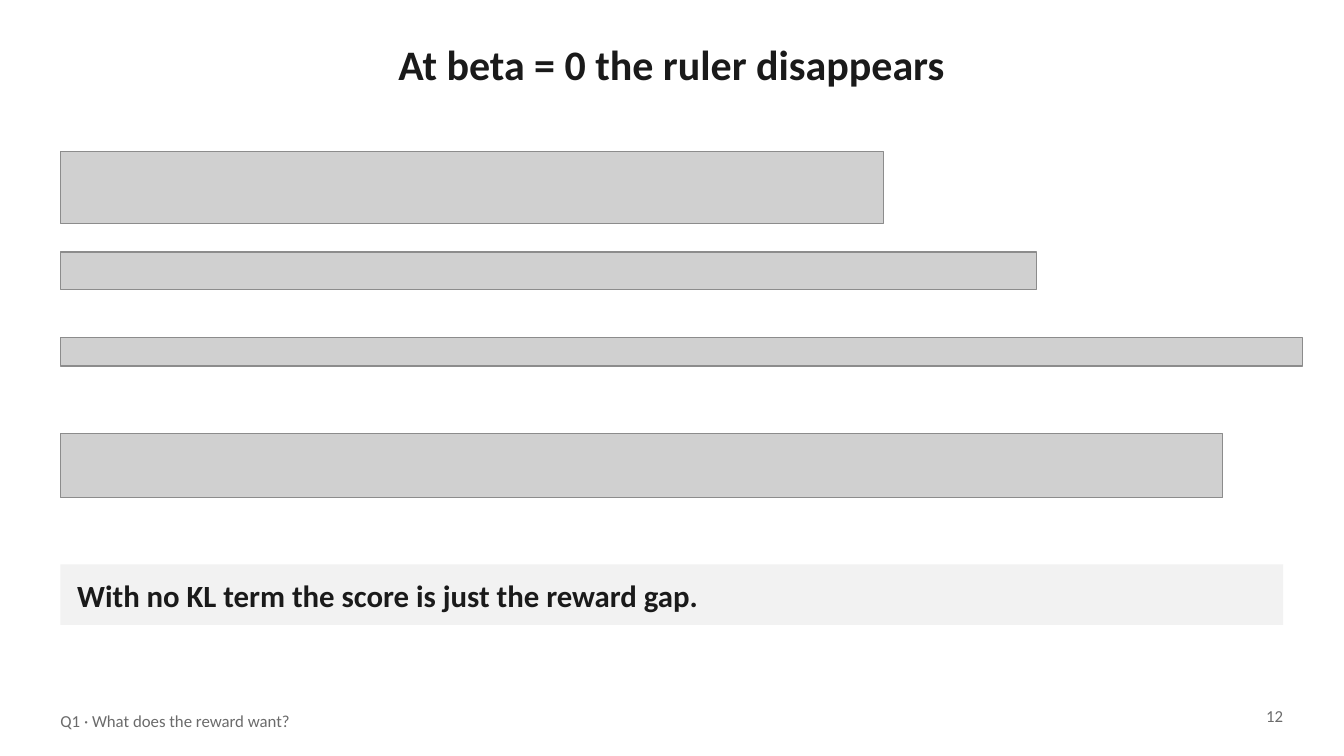
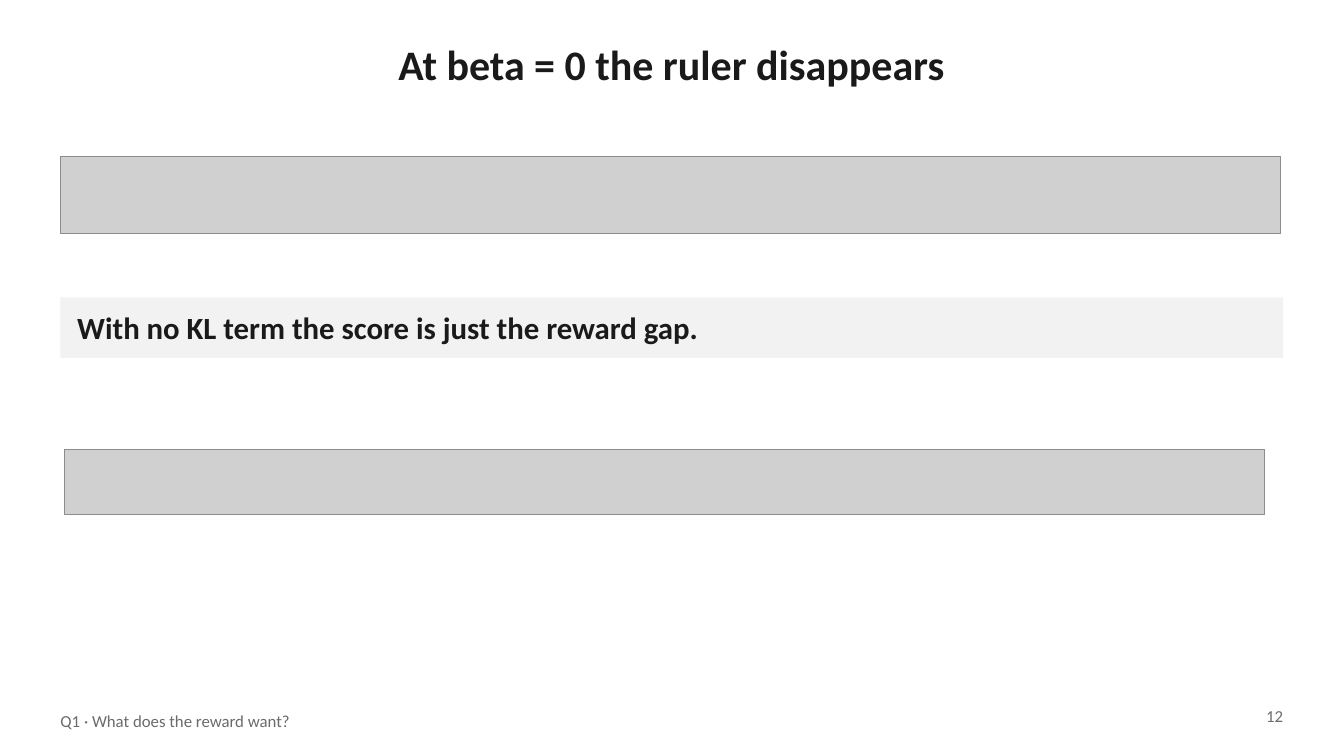
Before and after one commit to assass1nlike/assass1nlike.github.io, a slide deck: slide 12 of everlasting/invisible/social-media-creation/cases/THU-GroupMeeting/Post-Training-What-Does-It-Gain.pptx. Drawn at 1344x756 pixels with LibreOffice and Linux fonts; fonts in the diff are those of the drawing; grey boxes stand for pictures. Boxes give left, top, right and bottom in pixels: in the first picture for what was removed or moved away, otherwise in the second. Text is boxed around its words. In the diff, an @@ line names an element or a change of style, - is before the commit and + after.

```diff
--- a/everlasting/invisible/social-media-creation/cases/THU-GroupMeeting/Post-Training-What-Does-It-Gain.pptx
+++ b/everlasting/invisible/social-media-creation/cases/THU-GroupMeeting/Post-Training-What-Does-It-Gain.pptx
@@ picture: place and size @@
-picture at [60, 151, 883, 224]
+picture at [60, 156, 1280, 233]
@@ picture removed at [60, 252, 1036, 289] @@
@@ rectangle "With no KL term the ...": place and size @@
-rectangle "With no KL term the ..." at [60, 565, 1284, 625]
+rectangle "With no KL term the ..." at [60, 297, 1284, 358]
@@ picture removed at [60, 338, 1303, 366] @@
@@ picture: place and size @@
-picture at [60, 434, 1223, 498]
+picture at [65, 450, 1264, 515]
```
Also in this commit, not shown: 2 other slides changed, 1 slide removed, 4 other files.
